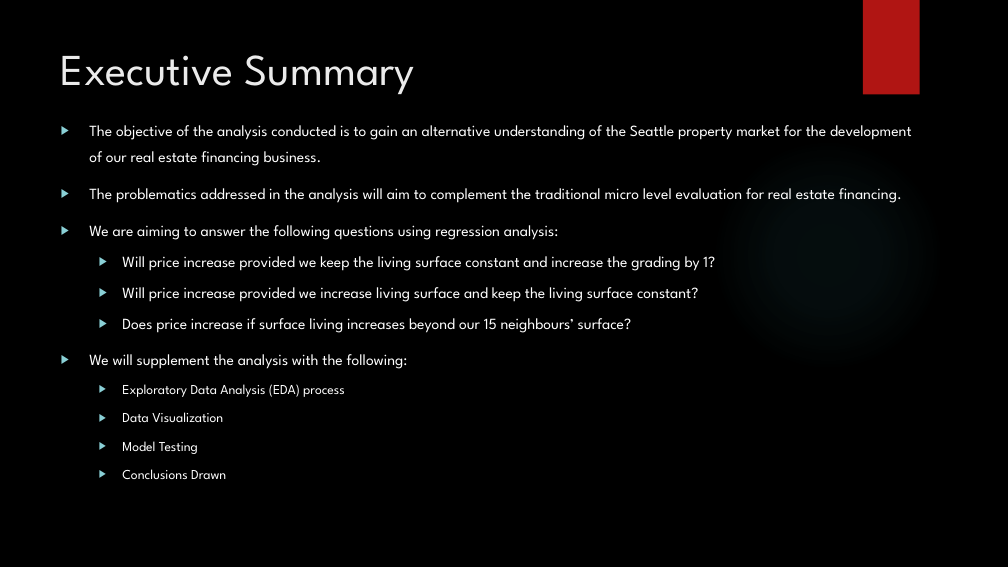
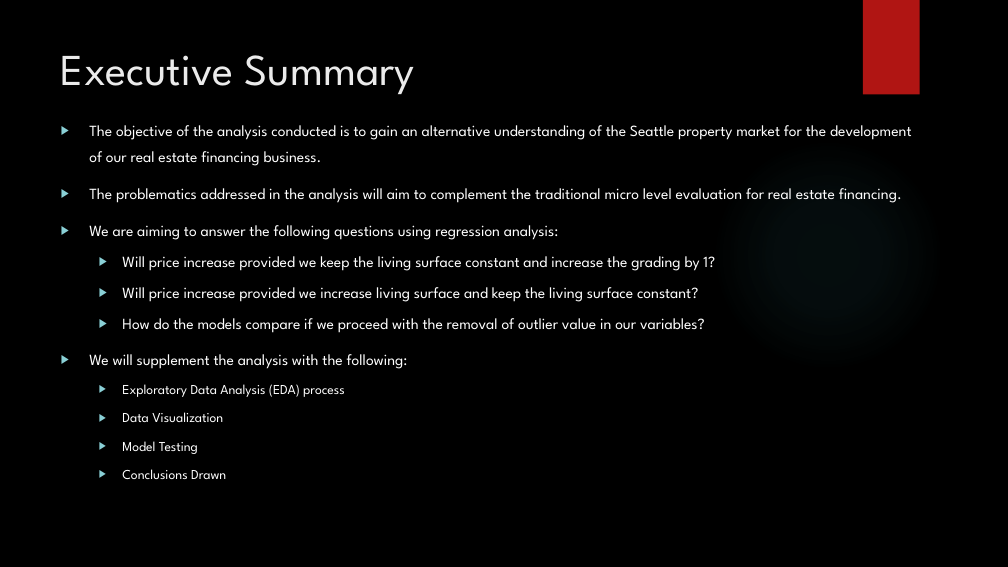
Before and after one commit to Silkways/Seattlers, a slide deck: slide 2 of Flatiron_Mod_1_Slides.pptx. Drawn at 1008x567 pixels with LibreOffice and Linux fonts; fonts in the diff are those of the drawing; background and template pictures are left out. Boxes give left, top, right and bottom in pixels: in the first picture for what was removed or moved away, otherwise in the second. Text is boxed around its words. In the diff, an @@ line names an element or a change of style, - is before the commit and + after.

```diff
--- a/Flatiron_Mod_1_Slides.pptx
+++ b/Flatiron_Mod_1_Slides.pptx
@@ text at (122, 318, 705, 333): text changed @@
-  ▶ Does price increase if surface living increases beyond our 15 neighbours’ surface?
+  ▶ How do the models compare if we proceed with the removal of outlier value in our variables?
```
Also in this commit, not shown: 2 other slides changed, 1 other file.
